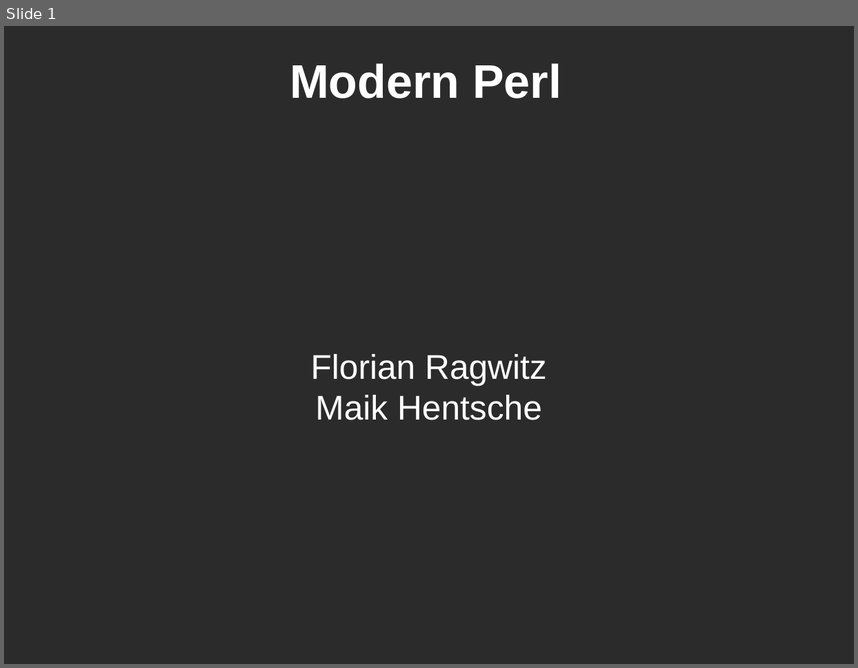
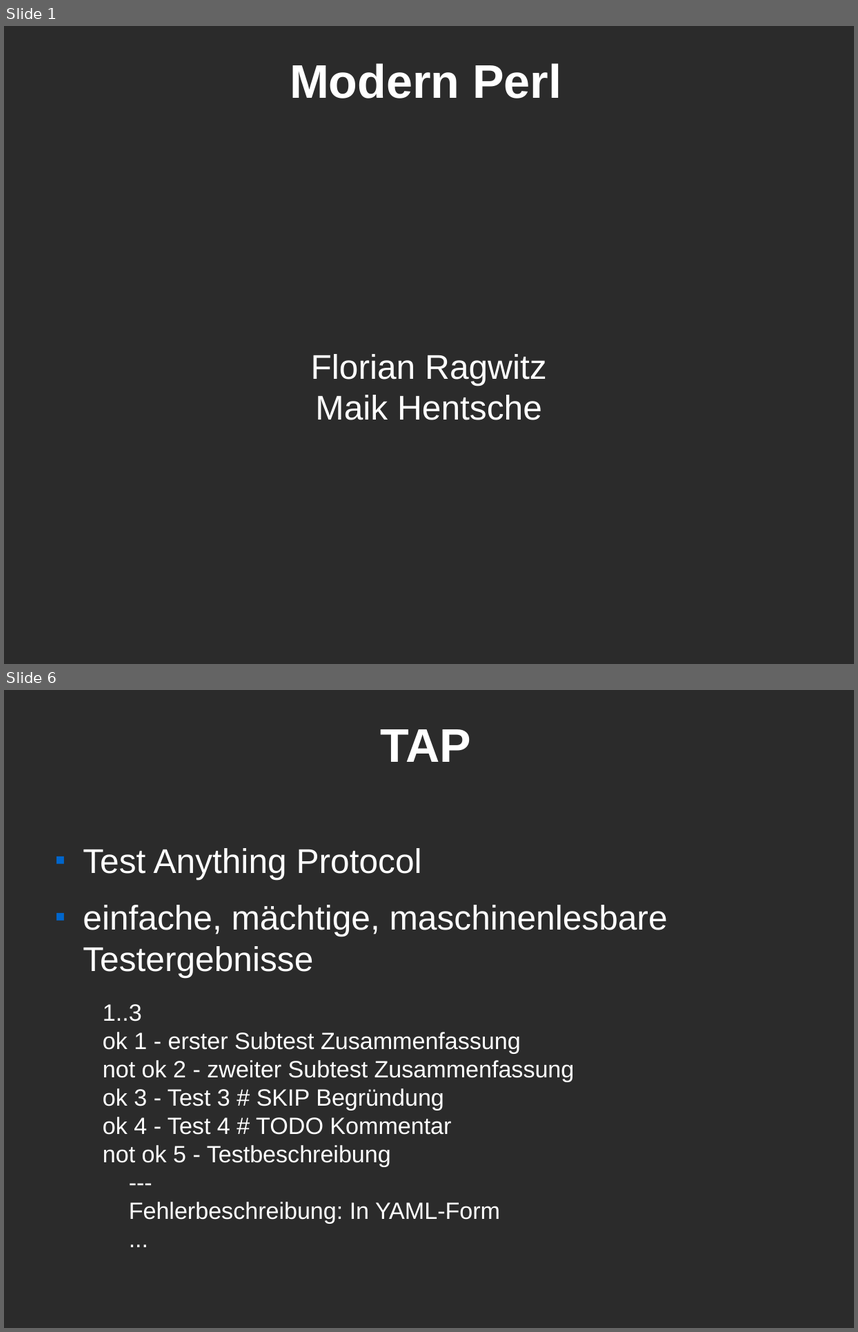
Before and after one commit to Caldrin/Vortrag_CLT, a slide deck: Modern Perl.odp. Shown one above the other, each under a label of ours: slide 1 before the commit, slides 1 and 6 after it; the slides between them are not shown. The pictures are 858x668 and 858x1332 pixels, drawn with LibreOffice and Linux fonts; fonts in the diff are those of the drawing; background and template pictures are left out; a plain dark background stands for a picture behind light text. Boxes give left, top, right and bottom in pixels: in the first picture for what was removed or moved away, otherwise in the second. Text is boxed around its words. In the diff, an @@ line names an element or a change of style, - is before the commit and + after.

```diff
--- a/Modern Perl.odp
+++ b/Modern Perl.odp
@@ slide 6 added at (x1=4, y1=690, x2=854, y2=1328), background picture (left out) @@
@@ title added at (x1=381, y1=729, x2=471, y2=762), 44 pt, text #FFFFFF, bold @@
+TAP
@@ text added at (x1=83, y1=848, x2=668, y2=977), 32 pt, text #FFFFFF @@
+■ Test Anything Protocol
+■ einfache, mächtige, maschinenlesbare Testergebnisse
@@ text added at (x1=103, y1=1004, x2=575, y2=1223), 22 pt, text #FFFFFF @@
+1..3
+ok 1 - erster Subtest Zusammenfassung
+not ok 2 - zweiter Subtest Zusammenfassung
+ok 3 - Test 3 # SKIP Begründung
+ok 4 - Test 4 # TODO Kommentar
+not ok 5 - Testbeschreibung
+---
+Fehlerbeschreibung: In YAML-Form
+...
```
Also in this commit, not shown: 5 slides changed, 3 other slides added, 5 slides removed.
